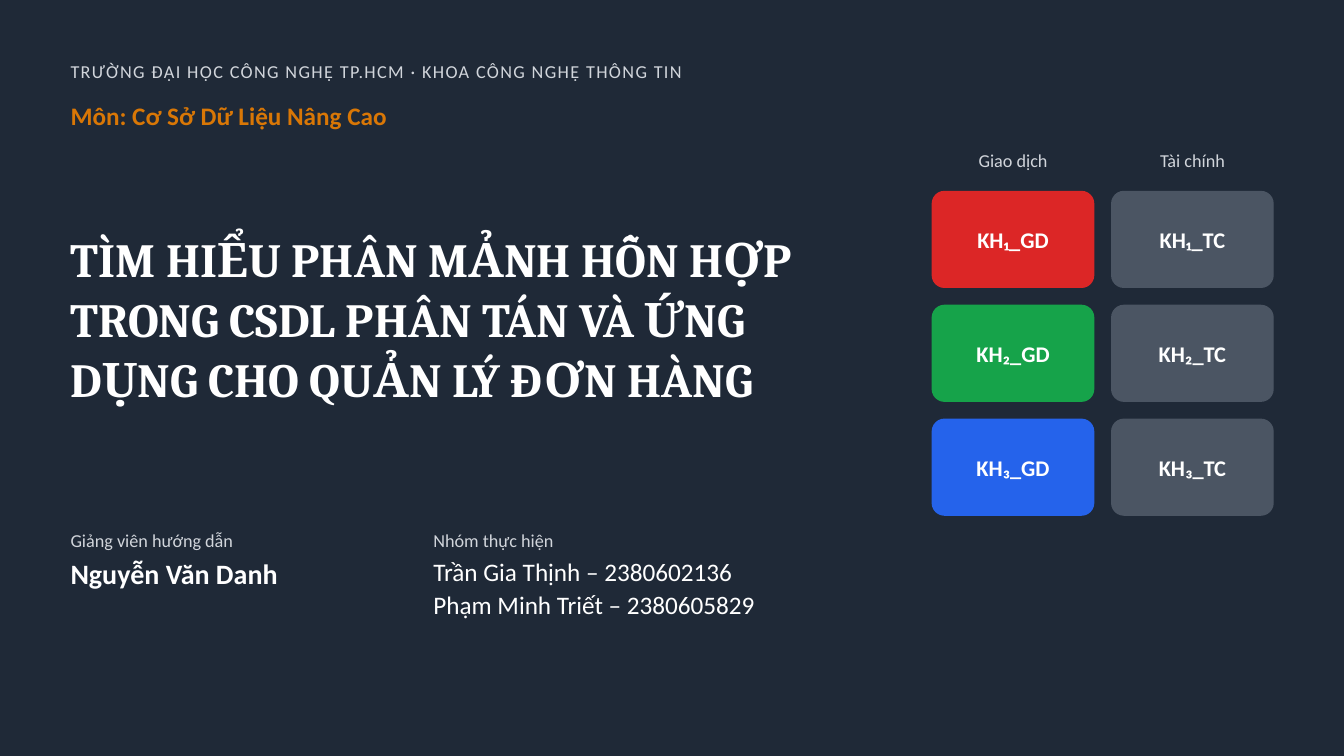
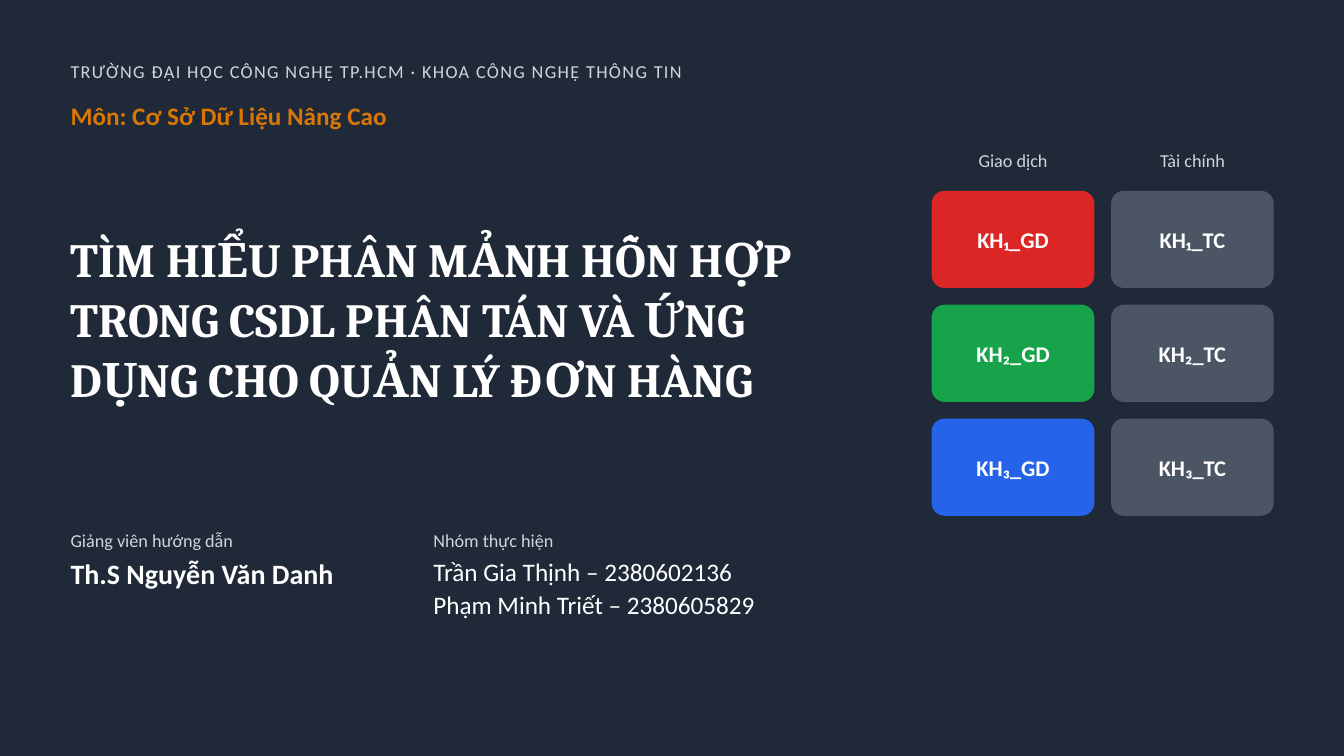
Before and after one commit to LixusThinh/distributed-db-hybrid-fragmentation, a slide deck: slide 1 of slides/Slide_PhanManhHonHop.pptx. Drawn at 1344x756 pixels with LibreOffice and Linux fonts; fonts in the diff are those of the drawing. Boxes give left, top, right and bottom in pixels: in the first picture for what was removed or moved away, otherwise in the second. Text is boxed around its words. In the diff, an @@ line names an element or a change of style, - is before the commit and + after.

```diff
--- a/slides/Slide_PhanManhHonHop.pptx
+++ b/slides/Slide_PhanManhHonHop.pptx
@@ text at <box>71,561,334,589</box>: text changed @@
-Nguyễn Văn Danh
+Th.S Nguyễn Văn Danh
```
Also in this commit, not shown: 12 other files.
